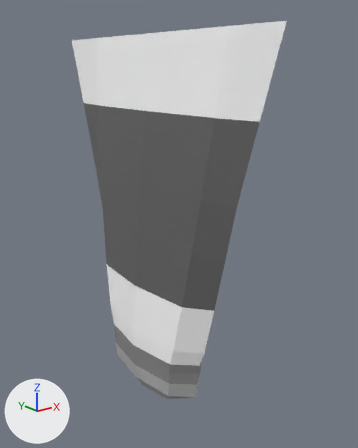
Renders of the FBX model Assets/1.TeamWorkspace/Phettae/Mo/Cream.fbx from each side of a commit.
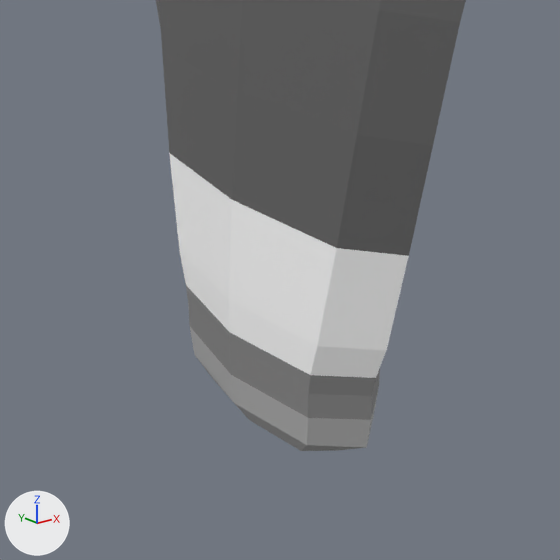
Each version is shown whole from a 50 mm camera at (-0.449, -0.625, 0.509) aimed at (0.027, -0.03, 0.271), then close up on the part from 8% to 79% of the width and 44% to 100% of the height. Lighting does not change. The marker at lower left points along +X, +Y and +Z. The older version's two pictures come first. Where no turn or scale is listed for an object, it has been applied to the vertices. Vertices at exactly the same position are counted once.
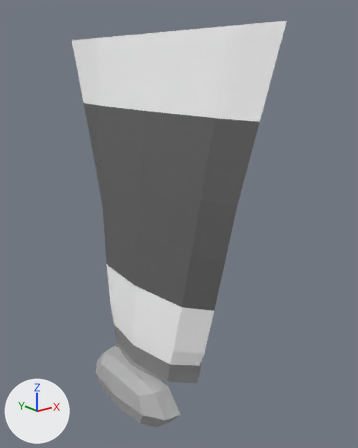
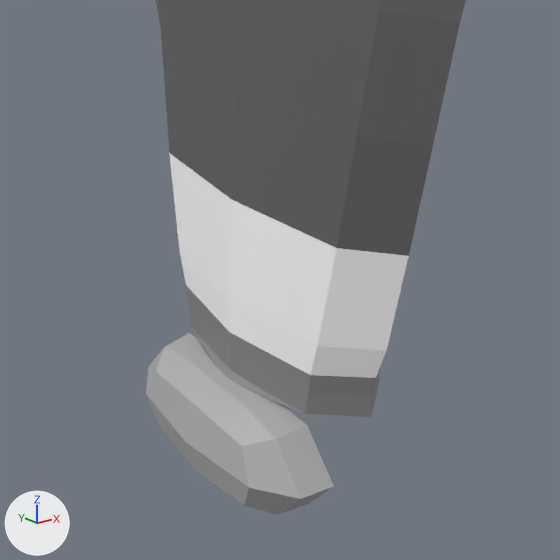
Where the change shows, as pixel boxes [x1, y1, x2, y2] in the close-ups (560 x 560 px):
'Cube', reshaped
    before: [156, 0, 466, 451]
    after: [156, 0, 466, 417]
'Cube.001', added
    after: [146, 333, 334, 515]
part 1 of me_cube_001, reshaped
    before: [190, 326, 374, 451]
    after: [191, 326, 373, 417]

Diff of the bpy script that builds the scene:
```diff
--- a/Assets/1.TeamWorkspace/Phettae/Mo/Cream.fbx.py
+++ b/Assets/1.TeamWorkspace/Phettae/Mo/Cream.fbx.py
@@ me_cube_001 @@
 # used by ob_cube; location = (0.0, 0.0, 0.0)
-me_cube_001.from_pydata(...)  # 86 vertices, 84 faces; spans x -0.047..0.047, y -0.249..0.249, z -0.028..0.559
+me_cube_001.from_pydata(...)  # 172 vertices, 165 faces; spans x -0.051..0.047, y -0.249..0.249, z 0.007..0.559
+# me_cube_001 part 1
+# 13 vertices are removed from x -0.045..0.026, y -0.081..0.081, z -0.028..0.027
+# 52 faces are deleted
+# 5 vertices in x 0.0..0.047, y -0.111..0.111, z 0.027 move by (0.0, 0.0, 0.002)
+# 7 vertices move from x -0.047..0.045, y -0.106..0.106, z -0.02..0.027 to x -0.047..0.019, y -0.045..0.045, z 0.024..0.031
+# 99 vertices are added at x -0.051..0.04, y -0.081..0.081, z 0.007..0.559
+# 61 new faces join them, mat_material_002 (grey #878787)
+# 24 new faces join them, mat_material_001 (grey #b0b0b0)
+# 24 new faces join them, mat_material_003 (white #ffffff)
+# 12 new faces join them, mat_material
+# 12 new faces join them, mat_material_004 (dark grey #646464)
 me_cube_001.materials.append(mat_material_002)
@@ me_cube_002 @@
+me_cube_002.from_pydata(...)  # 39 vertices, 32 faces; spans x -0.046..0.01, y -0.111..0.111, z -0.093..-0.006
+me_cube_002.materials.append(mat_material_001)  # grey #b0b0b0
@@ ob_cube_001 @@
+ob_cube_001 = bpy.data.objects.new('Cube.001', me_cube_002)
+ob_cube_001.location = (-0.0435, 0.0, 0.0332)
```
